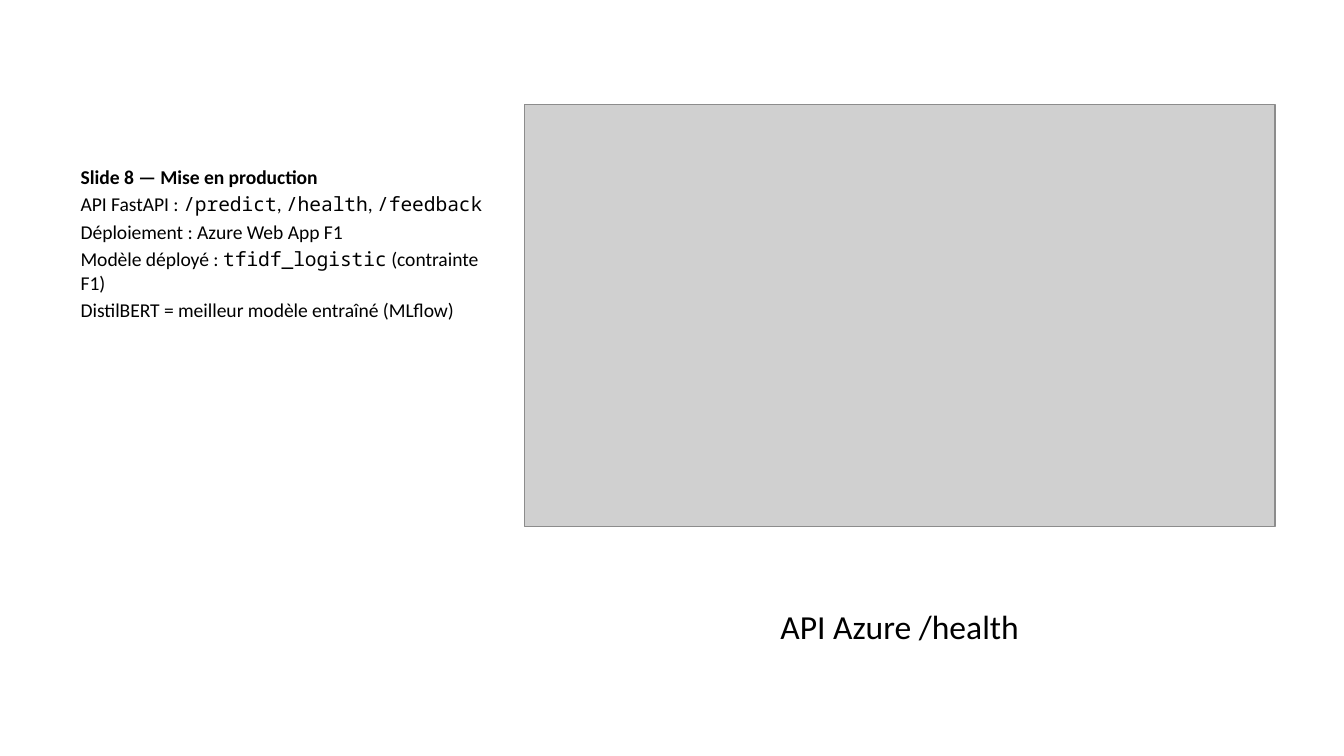
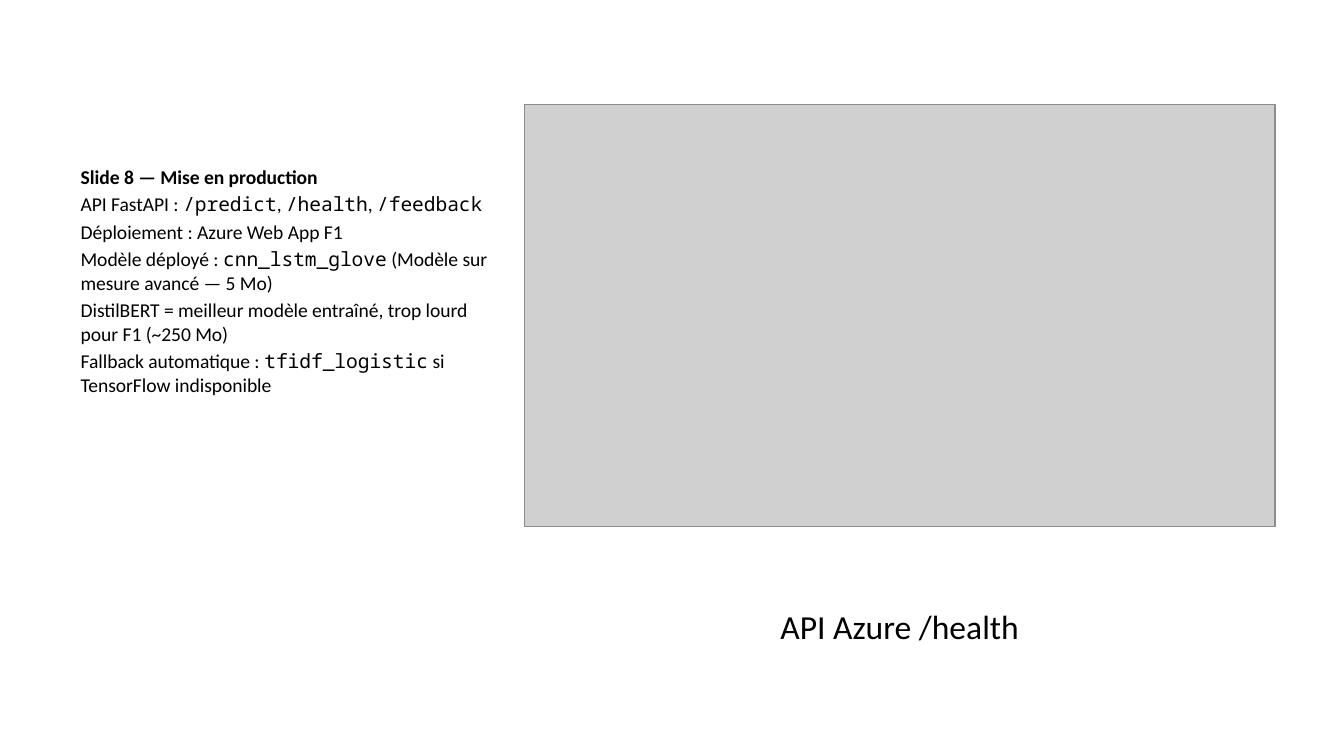
Before and after one commit to molly-muffin/P7_OC_AirParadis, a slide deck: slide 10 of docs/presentation.pptx. Drawn at 1344x756 pixels with LibreOffice and Linux fonts; fonts in the diff are those of the drawing; grey boxes stand for pictures. Boxes give left, top, right and bottom in pixels: in the first picture for what was removed or moved away, otherwise in the second. Text is boxed around its words. In the diff, an @@ line names an element or a change of style, - is before the commit and + after.

```diff
--- a/docs/presentation.pptx
+++ b/docs/presentation.pptx
@@ text at <box>81,251,488,395</box>: text changed @@
-Modèle déployé : tfidf_logistic (contrainte F1)
-DistilBERT = meilleur modèle entraîné (MLflow)
+Modèle déployé : cnn_lstm_glove (Modèle sur mesure avancé — 5 Mo)
+DistilBERT = meilleur modèle entraîné, trop lourd pour F1 (~250 Mo)
+Fallback automatique : tfidf_logistic si TensorFlow indisponible
```
Also in this commit, not shown: 1 other slide changed, 14 other files.
